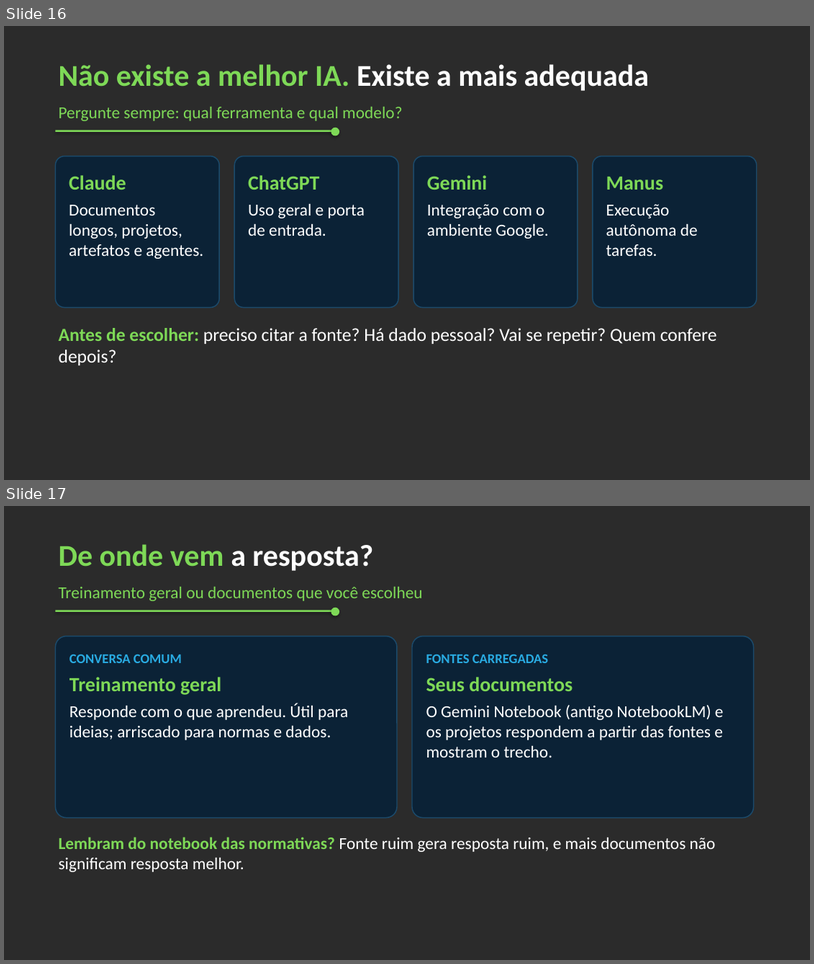
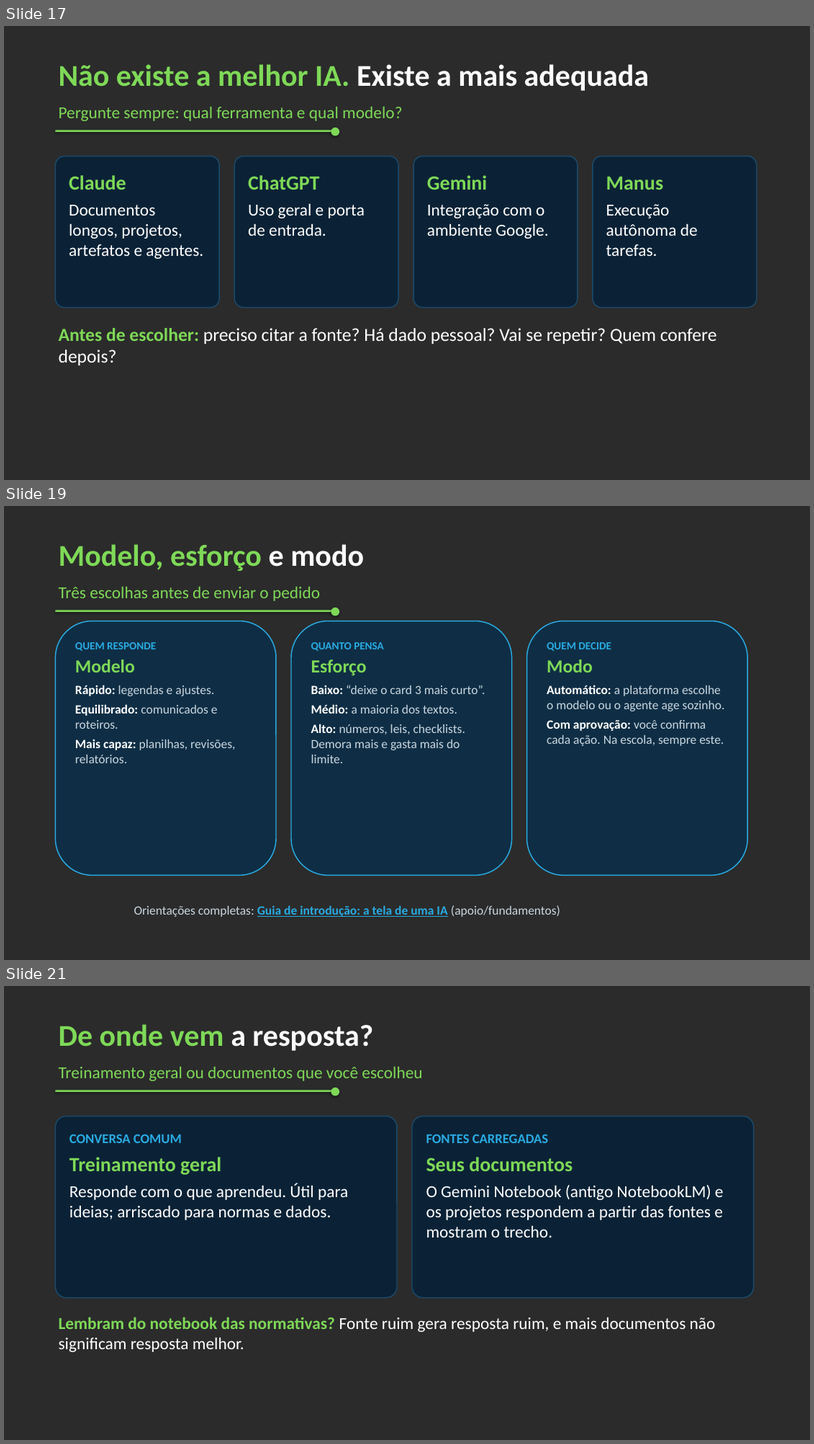
Before and after one commit to maryandrioli/iagestao2, a slide deck: apoio/fundamentos/slides_fundamentos.pptx. Shown one above the other, each under a label of ours: slides 16 and 17 before the commit, slides 17, 19 and 21 after it; the slides between them are not shown. The pictures are 814x964 and 814x1444 pixels, drawn with LibreOffice and Linux fonts; fonts in the diff are those of the drawing; background and template pictures are left out; a plain dark background stands for a picture behind light text. Boxes give left, top, right and bottom in pixels: in the first picture for what was removed or moved away, otherwise in the second. Text is boxed around its words. In the diff, an @@ line names an element or a change of style, - is before the commit and + after.

```diff
--- a/apoio/fundamentos/slides_fundamentos.pptx
+++ b/apoio/fundamentos/slides_fundamentos.pptx
@@ slide 19 added at (4,506,810,960), background picture (left out) @@
@@ text added at (59,544,364,571), 36 pt, text #7ED957, bold @@
+Modelo, esforço e modo
@@ text added at (59,587,320,601), 20 pt, text #7ED957 @@
+Três escolhas antes de enviar o pedido
@@ rectangle added at (55,610,334,612), fill #7ED957 @@
@@ ellipse added at (332,608,340,616), fill #7ED957 @@
@@ rounded rectangle added at (55,621,276,875), fill #0F2E45, outline #29ABE2 1.25 pt, 15 pt, text #C9D6E0 @@
+QUEM RESPONDE
+Modelo
+Rápido: legendas e ajustes.
+Equilibrado: comunicados e roteiros.
+Mais capaz: planilhas, revisões, relatórios.
@@ rounded rectangle added at (291,621,512,875), fill #0F2E45, outline #29ABE2 1.25 pt, 15 pt, text #C9D6E0 @@
+QUANTO PENSA
+Esforço
+Baixo: “deixe o card 3 mais curto”.
+Médio: a maioria dos textos.
+Alto: números, leis, checklists. Demora mais e gasta mais do limite.
@@ rounded rectangle added at (527,621,748,875), fill #0F2E45, outline #29ABE2 1.25 pt, 15 pt, text #C9D6E0 @@
+QUEM DECIDE
+Modo
+Automático: a plataforma escolhe o modelo ou o agente age sozinho.
+Com aprovação: você confirma cada ação. Na escola, sempre este.
@@ text added at (134,905,561,916), 15 pt, text #C9D6E0 @@
+Orientações completas: Guia de introdução: a tela de uma IA (apoio/fundamentos)
@@ what was slide 16 is now slide 17 @@
@@ what was slide 17 is now slide 21 @@
```
Also in this commit, not shown: 3 other slides added, 1 other file.
